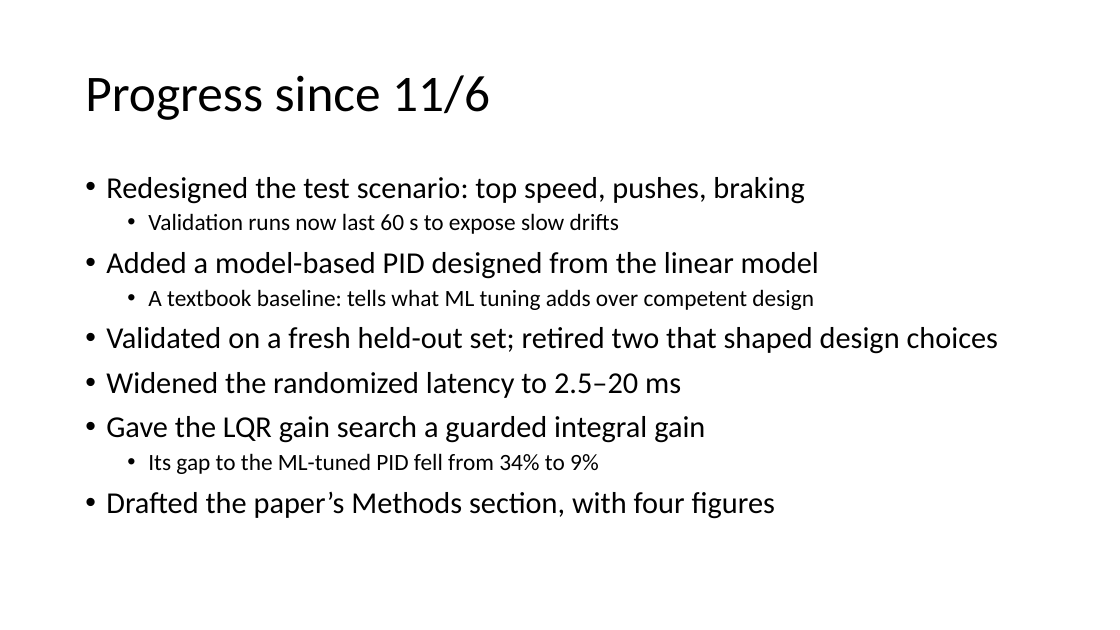
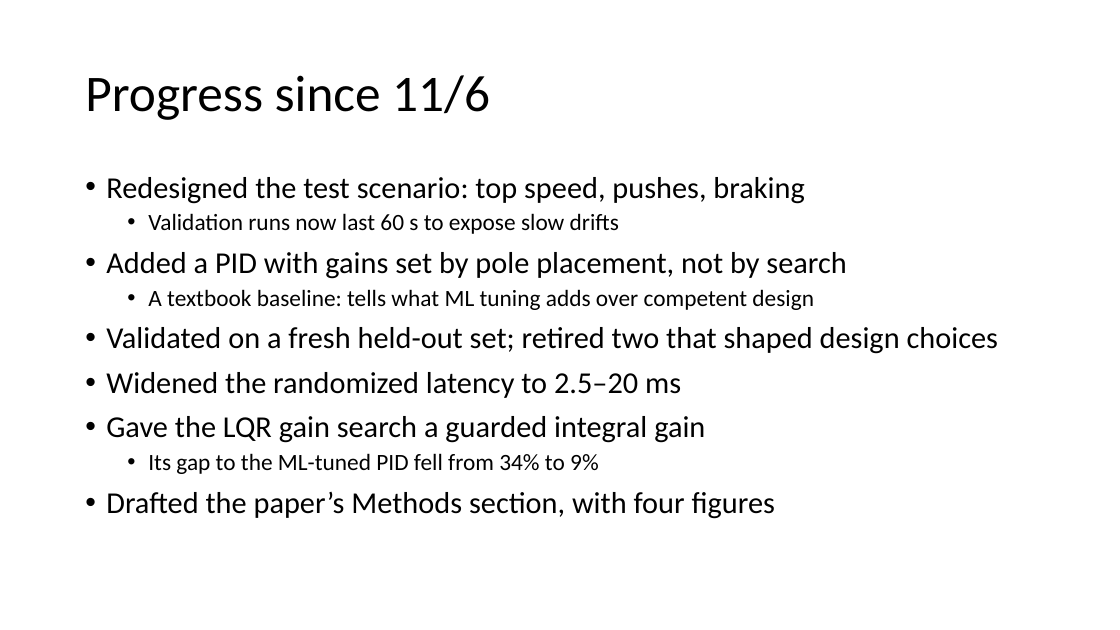
Before and after one commit to evandm4/engr-10301h-balancing-robot, a slide deck: slide 3 of docs/Evan Moore Progress Update.pptx. Drawn at 1120x630 pixels with LibreOffice and Linux fonts; fonts in the diff are those of the drawing. Boxes give left, top, right and bottom in pixels: in the first picture for what was removed or moved away, otherwise in the second. Text is boxed around its words. In the diff, an @@ line names an element or a change of style, - is before the commit and + after.

```diff
--- a/docs/Evan Moore Progress Update.pptx
+++ b/docs/Evan Moore Progress Update.pptx
@@ text at bbox=[106, 252, 846, 279]: text changed @@
-• Added a model-based PID designed from the linear model
+• Added a PID with gains set by pole placement, not by search
```
Also in this commit, not shown: 1 other slide changed, 4 other files.
